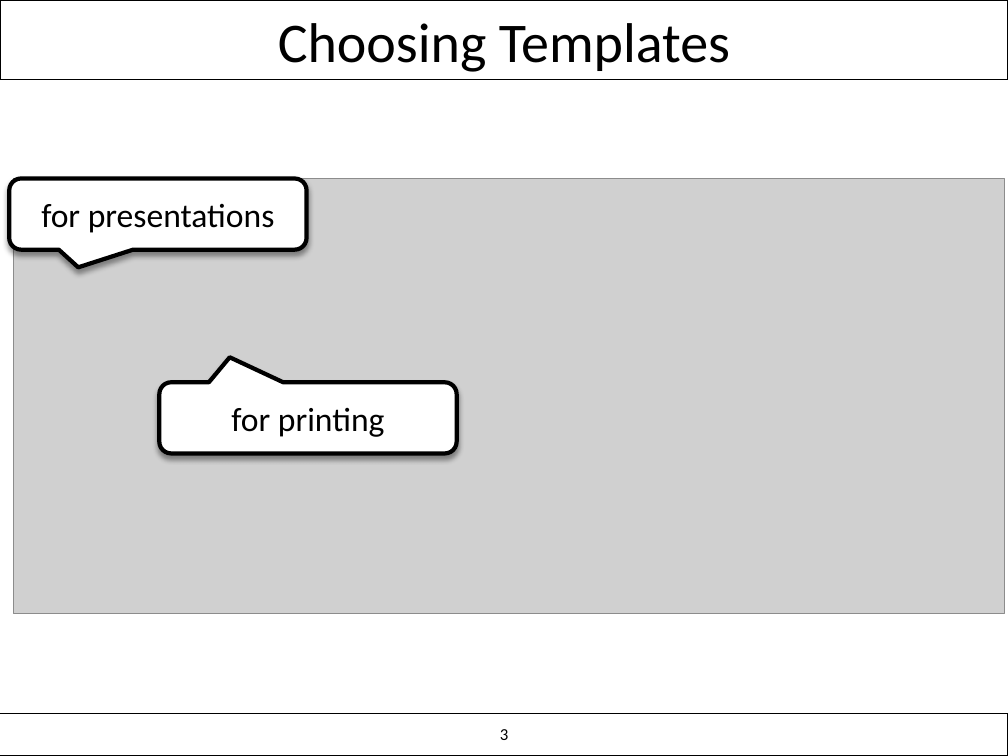
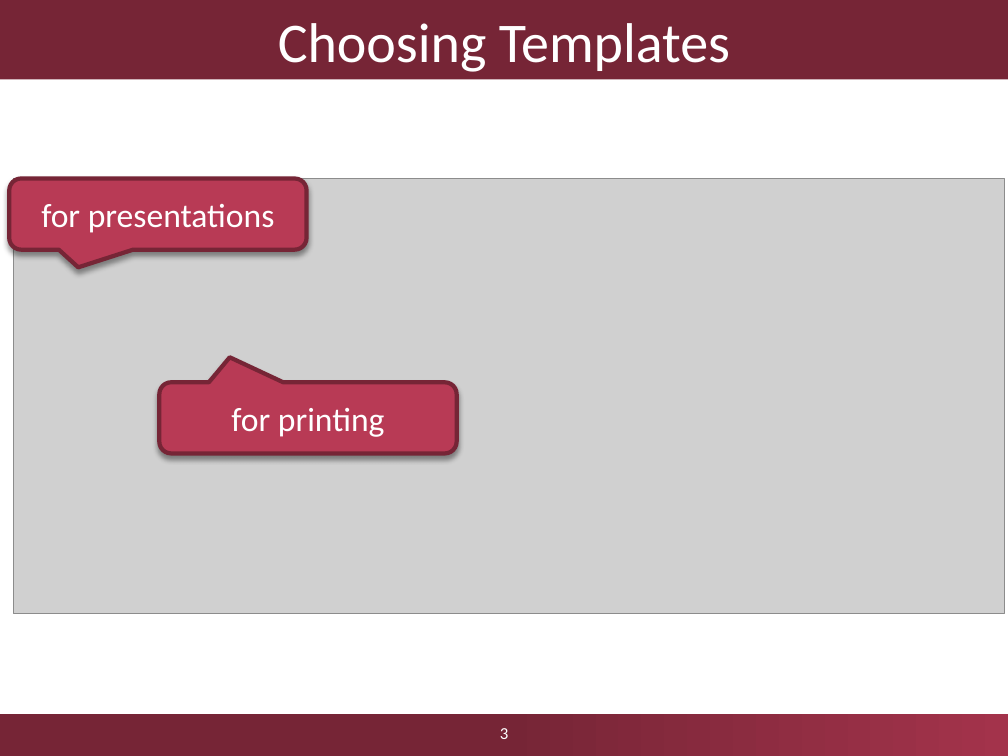
Before and after one commit to ftsrg/templates, a slide deck: slide 3 of templates/ftsrg-presentation.pptx. Drawn at 1008x756 pixels with LibreOffice and Linux fonts; fonts in the diff are those of the drawing; grey boxes stand for pictures; background and template pictures are left out. Boxes give left, top, right and bottom in pixels: in the first picture for what was removed or moved away, otherwise in the second. Text is boxed around its words. In the diff, an @@ line names an element or a change of style, - is before the commit and + after.

```diff
--- a/templates/ftsrg-presentation.pptx
+++ b/templates/ftsrg-presentation.pptx
@@ title "Choosing Templates" at <box>0,0,1008,80</box>: text colour #000000 to #FFFFFF; fill none to #762536; outline #000000 0.75 pt to none @@
@@ rounded speech box "for presentations" at <box>9,178,306,250</box>: text colour #000000 to #FFFFFF; fill #FFFFFF to #B83A55; outline #000000 3 pt to #762536 3 pt @@
@@ rounded speech box "for printing" at <box>159,382,457,454</box>: text colour #000000 to #FFFFFF; fill #FFFFFF to #B83A55; outline #000000 3 pt to #762536 3 pt @@
@@ rectangle at <box>0,714,1008,756</box>: fill none to gradient #762536 to #A3334B; outline #000000 0.75 pt to none @@
@@ page number at <box>500,728,508,739</box>: text colour #000000 to #FFFFFF @@
```
Also in this commit, not shown: 2 other slides changed.
